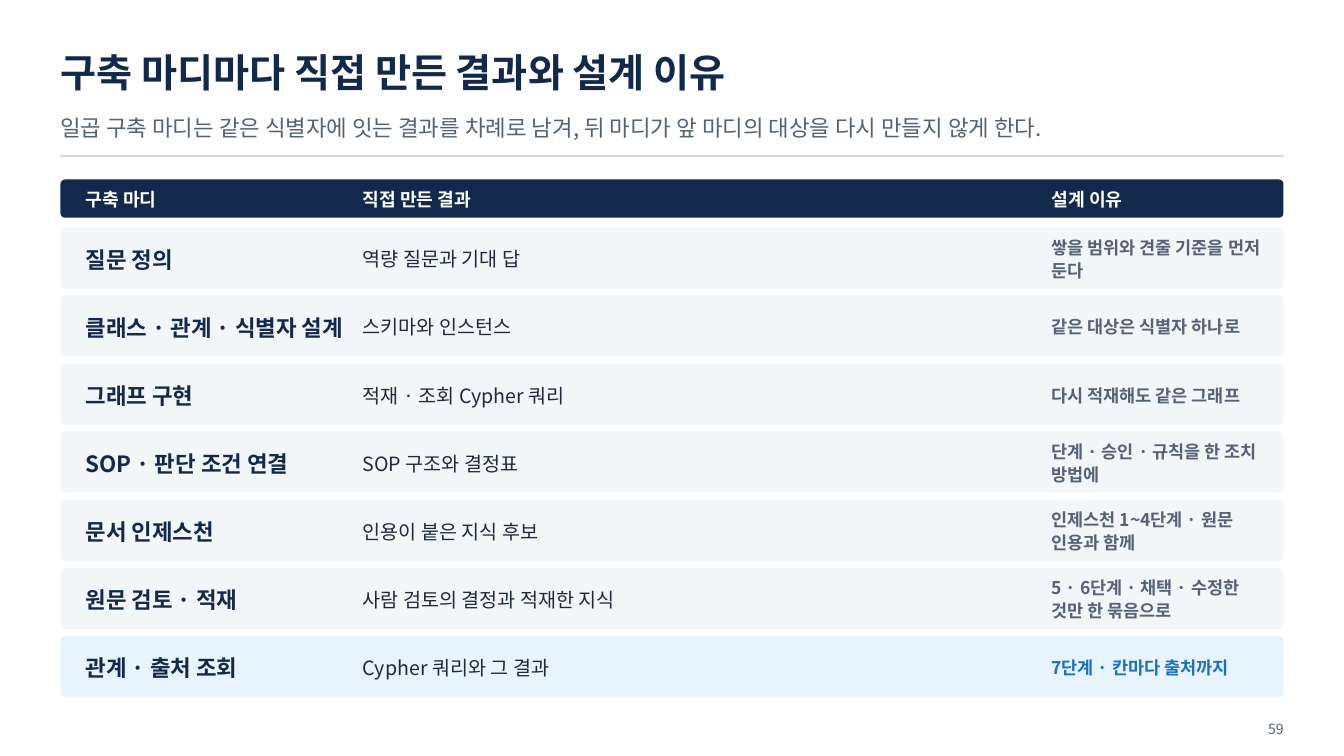
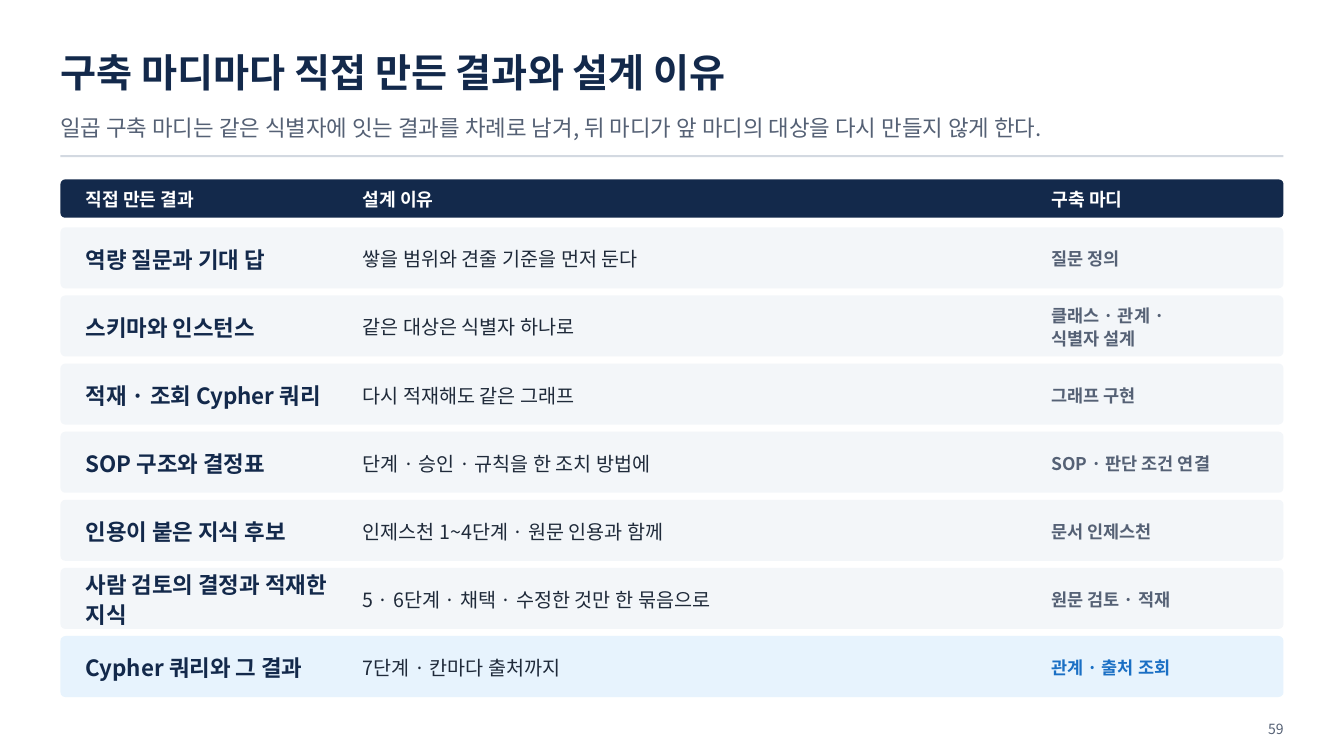
Before and after one commit to uengine-oss/hyd-iot-edu, a slide deck: slide 59 of workspace/강의제작/산출물/실전반/이론/03회차/실전반_03일차.pptx. Drawn at 1344x756 pixels with LibreOffice and Linux fonts; fonts in the diff are those of the drawing. Boxes give left, top, right and bottom in pixels: in the first picture for what was removed or moved away, otherwise in the second. Text is boxed around its words. In the diff, an @@ line names an element or a change of style, - is before the commit and + after.

Commit message:
실전반 3회차 덱 79장 닫음 — U8(Wrap-up · 복습 · 용어, 통합 4회차 02편 원본)과 U9(퀴즈 · 정답) 독립 검토 지적(8 · 3건) 고침 · 과정 용어 장부: 통합 4회차 줄의 옛 「진행 중」 13곳 지움, 「나누는 단위」 처음 장 42장, 실전 3회차 새 이름 셋(샘플 인스턴스 적재 · 본격 문서 인제스천, 조치 검토 결과, 작업 확인 카드) · 남은일에 실전 37 · 38행 미충족

```diff
--- a/workspace/강의제작/산출물/실전반/이론/03회차/실전반_03일차.pptx
+++ b/workspace/강의제작/산출물/실전반/이론/03회차/실전반_03일차.pptx
@@ text at [86,190,194,208]: text changed @@
-구축 마디
+직접 만든 결과
@@ text at [363,190,433,208]: text changed @@
-직접 만든 결과
+설계 이유
@@ text at [1051,190,1122,208]: text changed @@
-설계 이유
+구축 마디
@@ text at [86,249,266,270]: text changed @@
-질문 정의
+역량 질문과 기대 답
@@ text at [363,249,638,268]: text changed @@
-역량 질문과 기대 답
+쌓을 범위와 견줄 기준을 먼저 둔다
@@ text at [1051,250,1120,267]: text changed @@
-쌓을 범위와 견줄 기준을 먼저 둔다
+질문 정의
@@ text at [86,317,255,338]: text changed @@
-클래스 · 관계 · 식별자 설계
+스키마와 인스턴스
@@ text at [363,317,574,336]: text changed @@
-스키마와 인스턴스
+같은 대상은 식별자 하나로
@@ text at [1051,307,1150,347]: text changed @@
-같은 대상은 식별자 하나로
+클래스 · 관계 ·
+식별자 설계
@@ text at [86,385,321,409]: text changed @@
-그래프 구현
+적재 · 조회 Cypher 쿼리
@@ text at [363,386,574,405]: text changed @@
-적재 · 조회 Cypher 쿼리
+다시 적재해도 같은 그래프
@@ text at [1051,387,1136,404]: text changed @@
-다시 적재해도 같은 그래프
+그래프 구현
@@ text at [86,453,265,474]: text changed @@
-SOP · 판단 조건 연결
+SOP 구조와 결정표
@@ text at [363,454,650,473]: text changed @@
-SOP 구조와 결정표
+단계 · 승인 · 규칙을 한 조치 방법에
@@ text at [1051,455,1210,472]: text changed @@
-단계 · 승인 · 규칙을 한 조치 방법에
+SOP · 판단 조건 연결
@@ text at [86,521,286,542]: text changed @@
-문서 인제스천
+인용이 붙은 지식 후보
@@ text at [363,522,663,541]: text changed @@
-인용이 붙은 지식 후보
+인제스천 1~4단계 · 원문 인용과 함께
@@ text at [1051,523,1152,540]: text changed @@
-인제스천 1~4단계 · 원문 인용과 함께
+문서 인제스천
@@ text at [86,574,327,625]: text changed @@
-원문 검토 · 적재
+사람 검토의 결정과 적재한 지식
@@ text at [363,590,710,609]: text changed @@
-사람 검토의 결정과 적재한 지식
+5 · 6단계 · 채택 · 수정한 것만 한 묶음으로
@@ text at [1051,591,1170,608]: text changed @@
-5 · 6단계 · 채택 · 수정한 것만 한 묶음으로
+원문 검토 · 적재
@@ text at [86,657,302,681]: text changed @@
-관계 · 출처 조회
+Cypher 쿼리와 그 결과
@@ text at [363,658,560,677]: text changed @@
-Cypher 쿼리와 그 결과
+7단계 · 칸마다 출처까지
@@ text at [1051,659,1170,676]: text changed @@
-7단계 · 칸마다 출처까지
+관계 · 출처 조회
```
Also in this commit, not shown: 9 other slides changed, 5 other files.
